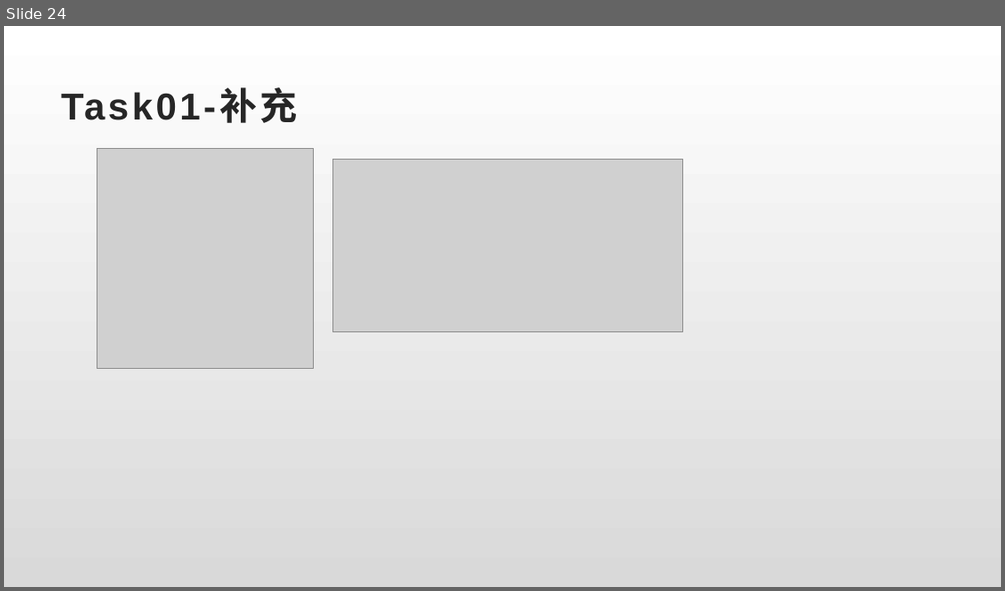
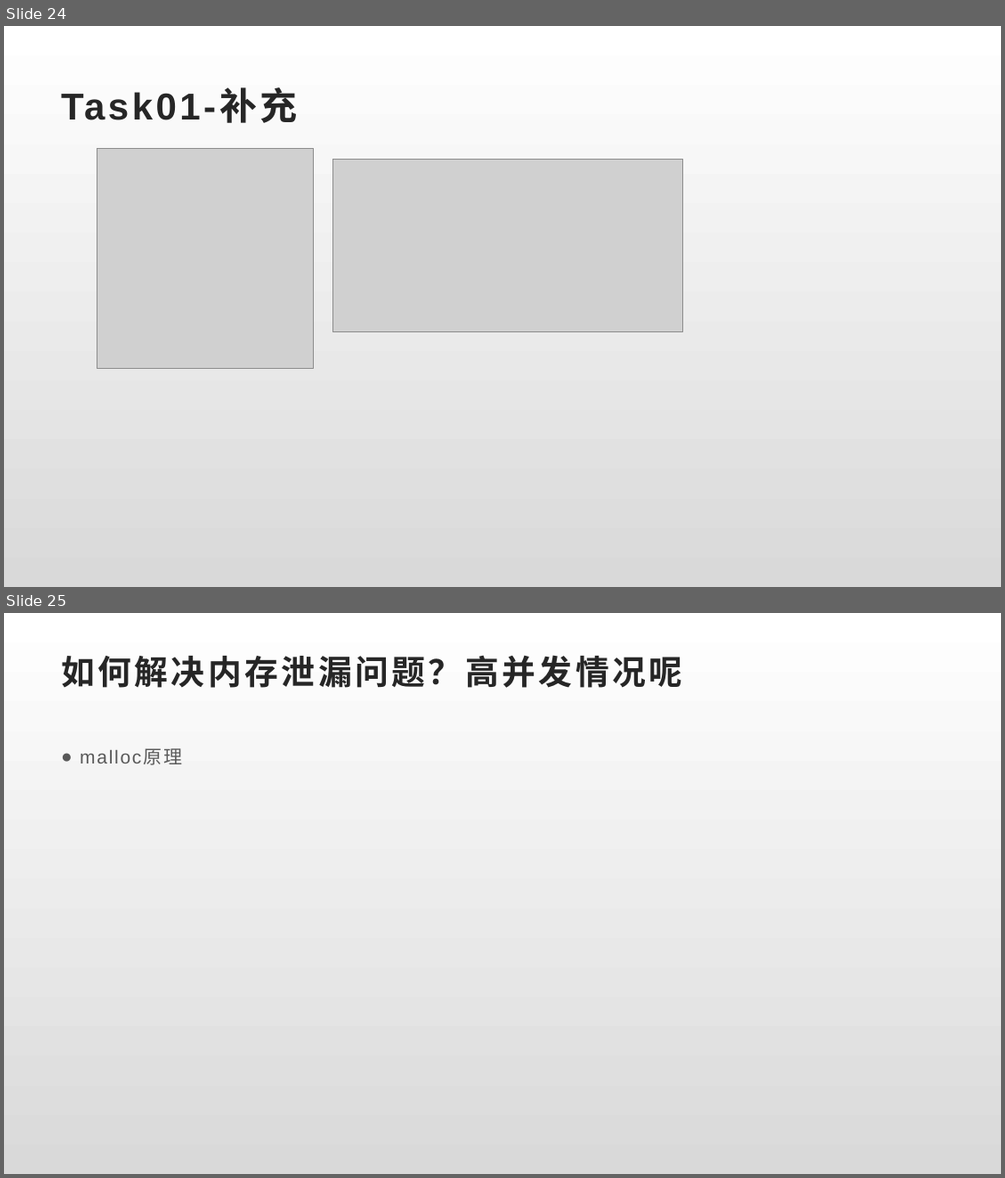
Before and after one commit to watchpoints/weekly, a slide deck: ppt/2020/项目实践：工作过程记录.pptx. Shown one above the other, each under a label of ours: slide 24 before the commit, slides 24 and 25 after it. The pictures are 1005x591 and 1005x1178 pixels, drawn with LibreOffice and Linux fonts; fonts in the diff are those of the drawing; grey boxes stand for pictures. Boxes give left, top, right and bottom in pixels: in the first picture for what was removed or moved away, otherwise in the second. Text is boxed around its words. In the diff, an @@ line names an element or a change of style, - is before the commit and + after.

```diff
--- a/ppt/2020/项目实践：工作过程记录.pptx
+++ b/ppt/2020/项目实践：工作过程记录.pptx
@@ slide 25 added at box(4, 613, 1001, 1174), background gradient #FFFFFF to #D9D9D9 @@
@@ title added at box(61, 655, 682, 688), 32.4 pt, text #262626, bold @@
+如何解决内存泄漏问题？高并发情况呢
@@ text added at box(80, 749, 182, 765), 18 pt, text #595959 @@
+● malloc原理
```
Also in this commit, not shown: 19 other files.
